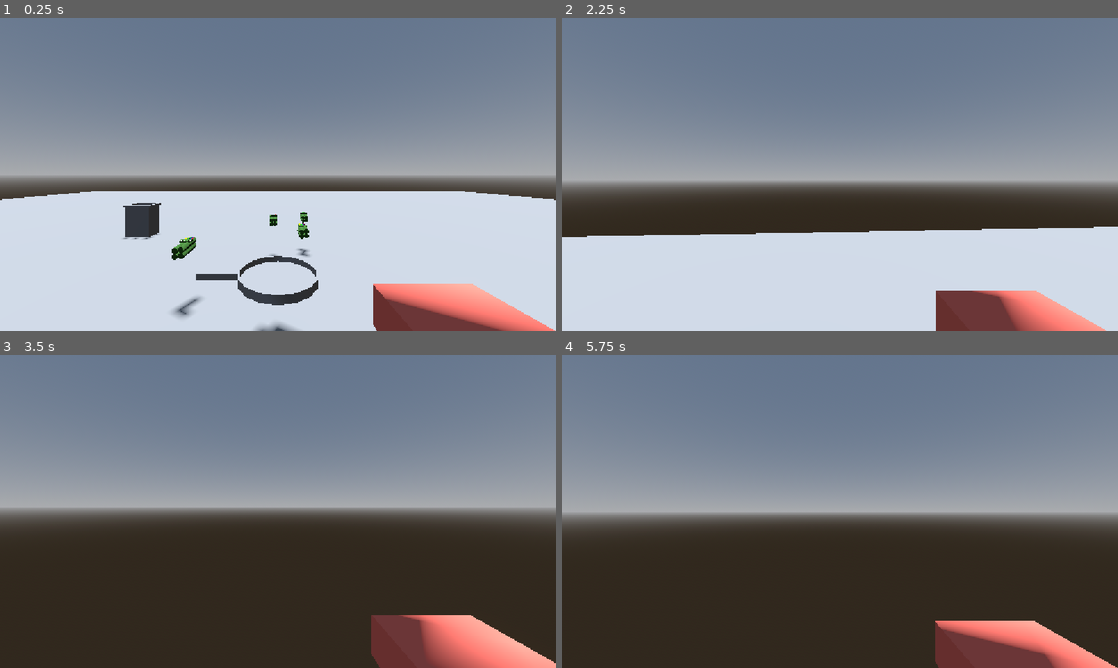
Above: before the commit, frames 1-4 (two rows, left to right).
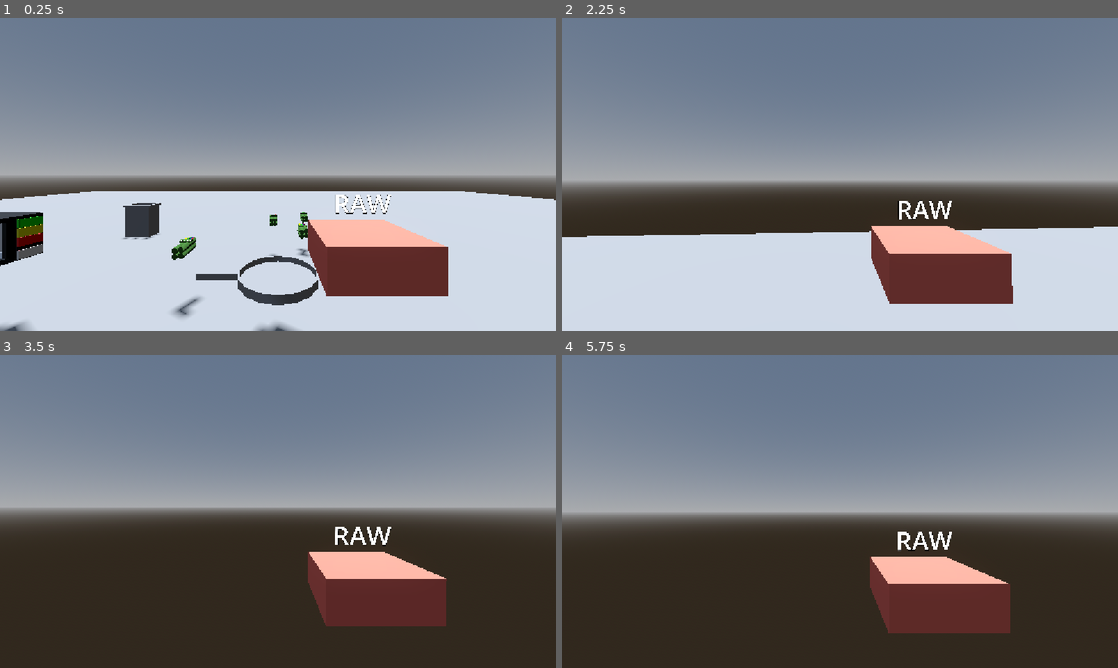
Above: after the commit, the same moments.

Repository: Surresteel/godot_gmtk_jam_july_2026
Game: Godot game, scene res://Testes/QASmoke.tscn
Same seed, same stepped clock (60 frames per second), same inputs: the game is played once before the commit and once after it. This scene is started directly instead of the project's main scene.
Inputs (mouse positions are in pixels of both pictures, inside the frame that each line leads up to):
- Up to frame 1 (0.25 s): no input
- Up to frame 2 (2.25 s): move the mouse to (867, 174) at 0.52 s; press the mouse at (867, 174) at 0.53 s; hold W (forward) from 0.53 s (still down); tap Space (jump) at 0.77, 1.52 s; move the mouse to (812, 174) at 1.27 s; release the mouse at (812, 174) at 1.28 s; right-click (812, 174) at 1.35 s; move the mouse to (851, 168) at 2.02 s; press the mouse at (851, 168) at 2.03 s
- Up to frame 3 (3.5 s): keep holding W (forward); move the mouse to (272, 517) at 2.77 s; release the mouse at (272, 517) at 2.78 s; right-click (272, 517) at 2.85 s; click (272, 517) at 2.92 s; tap Space (jump) at 3.02 s
- Up to frame 4 (5.75 s): keep holding W (forward); move the mouse to (878, 514) at 3.52 s; press the mouse at (878, 514) at 3.53 s; tap Space (jump) at 3.77, 4.52 s; move the mouse to (795, 508) at 4.27 s; release the mouse at (795, 508) at 4.28 s; right-click (795, 508) at 4.35 s; move the mouse to (845, 511) at 5.02 s; press the mouse at (845, 511) at 5.03 s

The runs differ from the first frame. In frame 1, 10% of the frame differs, in the area x 0-100%, y 56-100%; in frame 2, 8.0%; in frame 3, 9.1%; in frame 4, 8.9%.

Commit message:
Redid cooking +
fixed some timebomb thingos

Diff:
--- a/Cooking/FryingPan/frying_pan.gd
+++ b/Cooking/FryingPan/frying_pan.gd
@@ -102,8 +102,11 @@
 
 	if player.hand == null:
 		return
+
 	current_ingredient = player.give_ingredient()
 	current_ingredient.physically_move(self,Vector3(0,0.01,0))
+	current_ingredient.destroy_me.connect(_clear_pan)
+	successful_flip.connect(current_ingredient.flip_side)
 	active = true
 	heat_area.increase_cook_level.connect(current_ingredient.cook)
 	heat_area.start_cooking()
@@ -115,6 +118,8 @@
 
 	if player.take_ingredient(current_ingredient):
 		heat_area.increase_cook_level.disconnect(current_ingredient.cook)
+		successful_flip.disconnect(current_ingredient.flip_side)
+		current_ingredient.destroy_me.disconnect(_clear_pan)
 		heat_area.stop_cooking()
 		current_ingredient = null
 		active = false
@@ -143,3 +148,9 @@
 			Tween.TRANS_CUBIC).set_ease(Tween.EASE_OUT)
 	tween.parallel().tween_property(current_ingredient,"position",current_ingredient.position, time/2 + 0.05).set_trans(\
 			Tween.TRANS_CUBIC).set_ease(Tween.EASE_IN).set_delay(time/2 + 0.05)
+
+func _clear_pan() ->void:
+	print("i shouldnt happen")
+	heat_area.stop_cooking()
+	current_ingredient = null
+	active = false
--- a/Cooking/FryingPan/frying_pan.tscn
+++ b/Cooking/FryingPan/frying_pan.tscn
@@ -97,7 +97,8 @@
 color = Color(0.18000486, 0.18000486, 0.18000486, 1)
 
 [node name="HeatArea" parent="." unique_id=891329366 instance=ExtResource("3_yh7qs")]
-heat_level = 0.01
+even_cook = false
+heat_level = 0.1
 
 [node name="Interactable" type="Area3D" parent="." unique_id=1833764178]
 collision_layer = 4
--- a/Cooking/Heat Area/heat_area.gd
+++ b/Cooking/Heat Area/heat_area.gd
@@ -7,7 +7,7 @@
 
 var flip_side: bool = false
 var is_cooking: bool = false
-@export var even_cook: bool = false
+@export var even_cook: bool = true
 
 @export var heat_level: float = 0.10 ##Increases an ingridients cook_level by this, 10 times a second
 
@@ -23,7 +23,4 @@
 	is_cooking = false
 
 func _on_timer_timeout() -> void:
-	if even_cook:
-		increase_cook_level.emit(heat_level/2, true, true)
-	else:
-		increase_cook_level.emit(heat_level, !flip_side, flip_side)
+	increase_cook_level.emit(heat_level, even_cook)
--- a/Cooking/Ingredients/TimeBomb/time_bomb.gd
+++ b/Cooking/Ingredients/TimeBomb/time_bomb.gd
@@ -20,7 +20,7 @@
 	pickup_interactable.pressed.connect(pickup)
 	focus_interactable.released.connect(unfocus)
 
-	wires.defused.connect(destroy)
+	wires.defused.connect(defuse)
 
 # Called every frame. 'delta' is the elapsed time since the previous frame.
 func _process(_delta: float) -> void:
@@ -35,6 +35,10 @@
 		unfocus(null)
 		super.physically_move(new_parent,Offset)
 		rotation_degrees = Vector3(0,0,0)
+
+func cook(amount: float, _even_cook: bool) -> void:
+	alarm.add_time(-amount)
+	print(-amount)
 
 func pickup(player: Player) ->void:
 	if player.take_ingredient(self):
@@ -59,7 +63,7 @@
 	wires.enable(false)
 	lock_camera.emit(false)
 
-func destroy() -> void:
+func defuse() -> void:
 	unfocus(null)
 	pickup_interactable.toggle(false)
 	focus_interactable.toggle(false)
@@ -70,9 +74,11 @@
 	tween.set_parallel().tween_property(self,"rotation_degrees",Vector3(90,6969,0),3).set_trans(Tween.TRANS_LINEAR)
 	await tween.finished
 
+	destroy_me.emit()
 	queue_free()
 
 
 func explode() -> void:
 	print("boom")
+	destroy_me.emit()
 	queue_free()
--- a/Cooking/Ingredients/ingredient.gd
+++ b/Cooking/Ingredients/ingredient.gd
@@ -1,30 +1,96 @@
 extends Node3D
 class_name Ingredient
 
+
+@export var data: IngredientData
+
 @export var temp: MeshInstance3D
 @export var temp_2: MeshInstance3D
+var label_offset: Vector3
+@export var temp_label: Label3D #delete all temp and maybe the gradient, that may go into data
+
 const COOK_COLOURS: Gradient = preload("uid://88d3j1g3o83w")
+
+signal destroy_me(me)
+
+enum side {TOP, BOTTOM}
 
 var cook_level: float = 0
 var side_a_cook_level: float = 0
 var side_b_cook_level: float = 0
+var current_side: side = side.TOP
 
-func cook(amount: float,side_a: bool, side_b: bool) -> void:
-	if side_a:
+var cook_type: IngredientData.COOK
+var doneness_type: IngredientData.DONENESS
+var prep_type: IngredientData.PREP
+
+func cook(amount: float, even_cook: bool) -> void:
+	if even_cook:
+		side_a_cook_level += amount/2
+		side_b_cook_level += amount/2
+	elif current_side == side.TOP:
 		side_a_cook_level += amount
-	if side_b:
+		side_b_cook_level += amount * 0.61
+	else:
+		side_a_cook_level += amount * 0.61
 		side_b_cook_level += amount
+
 	cook_level = side_a_cook_level + side_b_cook_level
-	#print(cook_level)
+	print("Cook Level = ", str(cook_level).pad_decimals(2))
+	if _is_evenly_cooked():
+		_set_doneness()
+	else:
+		if cook_level < data.doneness_intervals[data.doneness_intervals.size()-1]:
+			doneness_type = data.DONENESS.RAW
+		else:
+			doneness_type = data.DONENESS.BURNT
+
+func _ready() -> void:
+	label_offset = temp_label.global_position
+	pass
 
 func _process(_delta: float) -> void:
+	temp_label.global_position = global_position + label_offset
+	temp_label.text = data.DONENESS.keys()[doneness_type]
 
-	var v = remap(side_a_cook_level,0,10, 0,1)
-	var v2 = remap(side_b_cook_level,0,10, 0,1)
+	#delete all this
+	var max_cook_time = data.doneness_intervals[data.doneness_intervals.size()-1]
+	var v = remap(side_a_cook_level, 0,max_cook_time/2, 0,1)
+	var v2 = remap(side_b_cook_level,0,max_cook_time/2, 0,1)
 	temp.mesh.surface_get_material(0).albedo_color = COOK_COLOURS.sample(v)
 	temp_2.mesh.surface_get_material(0).albedo_color = COOK_COLOURS.sample(v2)
-
 
 func physically_move(new_parent: Node3D, Offset: Vector3 = Vector3.ZERO) -> void:
 	reparent(new_parent)
 	global_position = new_parent.global_position + Offset
+
+func _is_evenly_cooked() -> bool:
+	var n : float
+	var d : float
+	if side_a_cook_level < side_b_cook_level:
+		n = side_a_cook_level
+		d = side_b_cook_level
+	else:
+		n = side_b_cook_level
+		d = side_a_cook_level
+
+	var evenness: float = n/d
+	print(str(n).pad_decimals(2)," : ",str(d).pad_decimals(2), " = ", str(evenness * 100).pad_decimals(2), "%")
+	if evenness <= 0.6:
+		return false
+	else:
+		return true
+
+func _set_doneness() -> void:
+	var iterations: int = data.doneness_intervals.size()
+	for i in range(iterations-1,-1,-1):
+		if cook_level < data.doneness_intervals[i]:
+			doneness_type = data.doneness[i]
+		else:
+			break
+
+	if cook_level > data.doneness_intervals[iterations-1]:
+		doneness_type = data.DONENESS.BURNT
+
+func flip_side() -> void:
+	current_side = (current_side + 1) % side.size() as side
--- a/Cooking/Ingredients/ingredient.tscn
+++ b/Cooking/Ingredients/ingredient.tscn
@@ -14,10 +14,11 @@
 material = SubResource("StandardMaterial3D_ukqol")
 size = Vector3(0.1, 0.02, 0.1)
 
-[node name="Ingredient" type="Node3D" unique_id=585287791 node_paths=PackedStringArray("temp", "temp_2")]
+[node name="Ingredient" type="Node3D" unique_id=585287791 node_paths=PackedStringArray("temp", "temp_2", "temp_label")]
 script = ExtResource("1_ukqol")
 temp = NodePath("temp")
 temp_2 = NodePath("temp2")
+temp_label = NodePath("Label3D")
 
 [node name="temp" type="MeshInstance3D" parent="." unique_id=899766830]
 transform = Transform3D(1, 0, 0, 0, 1, 0, 0, 0, 1, 0, -0.01, 0)
@@ -26,3 +27,10 @@
 [node name="temp2" type="MeshInstance3D" parent="." unique_id=16767957]
 transform = Transform3D(1, 0, 0, 0, 1, 0, 0, 0, 1, 0, 0.01, 0)
 mesh = SubResource("BoxMesh_c6hw6")
+
+[node name="Label3D" type="Label3D" parent="." unique_id=1262836507]
+transform = Transform3D(1, 0, 0, 0, 1, 0, 0, 0, 1, 0, 0.04918176, 0)
+top_level = true
+pixel_size = 0.0001
+text = "mediumwell"
+font_size = 274
--- a/Cooking/Microwave/microwave.tscn
+++ b/Cooking/Microwave/microwave.tscn
@@ -288,8 +288,7 @@
 shape = SubResource("BoxShape3D_abi3o")
 
 [node name="HeatArea" parent="." unique_id=470900665 instance=ExtResource("4_731tc")]
-even_cook = true
-heat_level = 0.1
+heat_level = 0.5
 
 [node name="HeatPos" type="Node3D" parent="." unique_id=1462575894]
 transform = Transform3D(1, 0, 0, 0, 1, 0, 0, 0, 1, -0.05687897, 0.025921531, 0.0010590451)
--- a/Cooking/Oven/oven.gd
+++ b/Cooking/Oven/oven.gd
@@ -35,7 +35,7 @@
 # HEATING:
 @onready var _heat_area: HeatArea = $HeatArea
 @onready var _heat_pos: Vector3 = $HeatPos.position
-const HEAT_MAX: float = 0.25
+const HEAT_MAX: float = 1.0
 const HEAT_THRESH: float = 0.01
 var _heat_scale: float = 0.0
 var _ingredient: Ingredient = null
--- a/Cooking/Oven/oven.tscn
+++ b/Cooking/Oven/oven.tscn
@@ -219,7 +219,6 @@
 volume_db = -32.0
 
 [node name="HeatArea" parent="." unique_id=470900665 instance=ExtResource("5_qnfm4")]
-even_cook = true
 heat_level = 0.05
 
 [node name="HeatPos" type="Node3D" parent="." unique_id=1906661493]
--- a/Cooking/cook_colours.tres
+++ b/Cooking/cook_colours.tres
@@ -1,5 +1,5 @@
 [gd_resource type="Gradient" format=3 uid="uid://88d3j1g3o83w"]
 
 [resource]
-offsets = PackedFloat32Array(0.12755102, 0.79591835, 1)
+offsets = PackedFloat32Array(0.12755102, 0.9497908, 1)
 colors = PackedColorArray(1, 0.46101677, 0.3927373, 1, 0.39773157, 0.1023602, 0, 1, 0, 0, 0, 1)
--- a/Testes/QASmoke.tscn
+++ b/Testes/QASmoke.tscn
@@ -4,6 +4,8 @@
 [ext_resource type="PackedScene" uid="uid://cdl3urpo8e7w4" path="res://Testes/template_character.tscn" id="2_pjr2m"]
 [ext_resource type="PackedScene" uid="uid://bduju8xc0b3li" path="res://Cooking/Ingredients/TimeBomb/time_bomb.tscn" id="3_v22l4"]
 [ext_resource type="PackedScene" uid="uid://bwdxnwb2myx1" path="res://trash_can.tscn" id="4_7okn6"]
+[ext_resource type="PackedScene" uid="uid://cju8258phf3m8" path="res://Cooking/Microwave/microwave.tscn" id="5_bkxmm"]
+[ext_resource type="PackedScene" uid="uid://bpnn7nb4fqwlj" path="res://Cooking/Oven/oven.tscn" id="6_3r1or"]
 
 [sub_resource type="ProceduralSkyMaterial" id="ProceduralSkyMaterial_pjr2m"]
 sky_horizon_color = Color(0.66224277, 0.6717428, 0.6867428, 1)
@@ -39,14 +41,15 @@
 
 [node name="TimeBomb" parent="." unique_id=293750379 instance=ExtResource("3_v22l4")]
 transform = Transform3D(1, 0, 0, 0, 1, 0, 0, 0, 1, 0.22303617, 0.3614239, -0.7873777)
+time_to_die = 10.0
 
 [node name="TimeBomb2" parent="." unique_id=2126678156 instance=ExtResource("3_v22l4")]
 transform = Transform3D(1, 0, 0, 0, 1, 0, 0, 0, 1, -0.045672238, 0.3614239, -1.2012832)
-time_to_die = 296.69
+time_to_die = 60.0
 
 [node name="TimeBomb3" parent="." unique_id=758694251 instance=ExtResource("3_v22l4")]
 transform = Transform3D(1, 0, 0, 0, 1, 0, 0, 0, 1, -0.62880856, 0.3614239, -0.3666734)
-time_to_die = 189.0
+time_to_die = 90.0
 
 [node name="TimeBomb4" parent="." unique_id=1187017588 instance=ExtResource("3_v22l4")]
 transform = Transform3D(1, 0, 0, 0, 1, 0, 0, 0, 1, 0.30426854, 0.3614239, -1.3543844)
@@ -54,3 +57,9 @@
 
 [node name="TrashCan" parent="." unique_id=1712450866 instance=ExtResource("4_7okn6")]
 transform = Transform3D(1, 0, 0, 0, 1, 0, 0, 0, 1, -2, 0, -2)
+
+[node name="mwave" parent="." unique_id=796507166 instance=ExtResource("5_bkxmm")]
+transform = Transform3D(0.10077633, 0, 0.9949091, 0, 1, 0, -0.9949091, 0, 0.10077633, -1.5572425, 0.43759763, 0.02582267)
+
+[node name="Oven" parent="." unique_id=427900998 instance=ExtResource("6_3r1or")]
+transform = Transform3D(0.06630793, 0, -0.9977992, 0, 1, 0, 0.9977992, 0, 0.06630793, -1.5221642, 0.043517053, 0.9372029)
--- a/Testes/template character.gd
+++ b/Testes/template character.gd
@@ -108,7 +108,7 @@
 	return give
 
 func take_ingredient(ingredient: Ingredient) -> bool:
-	if hand == null:
+	if hand == null and ingredient != null:
 		hand = ingredient
 		ingredient.physically_move($HandPivot)
 		return true
--- a/Testes/template_character.tscn
+++ b/Testes/template_character.tscn
@@ -2,6 +2,7 @@
 
 [ext_resource type="Script" uid="uid://cqlkomneg4t0b" path="res://Testes/template character.gd" id="1_lhsoi"]
 [ext_resource type="PackedScene" uid="uid://c5jmlrbb6a57h" path="res://Cooking/Ingredients/ingredient.tscn" id="2_pewpo"]
+[ext_resource type="Script" uid="uid://br2b1npw4bnqg" path="res://ticketsystem/scripts/IngredientData.gd" id="3_xj6sp"]
 
 [sub_resource type="CapsuleShape3D" id="CapsuleShape3D_f7fki"]
 radius = 0.25
@@ -15,6 +16,15 @@
 radius = 0.25
 height = 1.0
 
+[sub_resource type="Resource" id="Resource_e1gx3"]
+script = ExtResource("3_xj6sp")
+name = "gay"
+cook = Array[int]([4])
+doneness = Array[int]([0, 2, 3, 4, 6])
+prep = Array[int]([4])
+doneness_intervals = Array[float]([30.0, 45.0, 55.0, 70.0, 95.0])
+metadata/_custom_type_script = "uid://br2b1npw4bnqg"
+
 [node name="tempalte character" type="CharacterBody3D" unique_id=2009549190]
 script = ExtResource("1_lhsoi")
 
@@ -22,12 +32,14 @@
 shape = SubResource("CapsuleShape3D_f7fki")
 
 [node name="MeshInstance3D" type="MeshInstance3D" parent="." unique_id=1218905569]
+visible = false
 mesh = SubResource("CapsuleMesh_f7fki")
 
 [node name="Camera3D" type="Camera3D" parent="." unique_id=1029608773]
 transform = Transform3D(1, 0, 0, 0, 1, 0, 0, 0, 1, 0, 0.25, 0)
 
 [node name="HandPivot" type="Node3D" parent="." unique_id=884649959]
-transform = Transform3D(1, 0, 0, 0, 1, 0, 0, 0, 1, 0.145, 0.12, -0.155)
+transform = Transform3D(1, 0, 0, 0, 1, 0, 0, 0, 1, 0.09, 0.17, -0.218)
 
 [node name="Ingredient" parent="HandPivot" unique_id=585287791 instance=ExtResource("2_pewpo")]
+data = SubResource("Resource_e1gx3")
--- a/Timers/Timer/alarm.gd
+++ b/Timers/Timer/alarm.gd
@@ -106,7 +106,7 @@
 	if not is_set:
 		set_time(t)
 		return
-	t = clampf(t, 0, HOUR_S - _time_remaining)
+	t = clampf(t, -_time_remaining, HOUR_S - _time_remaining)
 	_time_remaining += t
 	return
 
--- a/ticketsystem/scripts/IngredientData.gd
+++ b/ticketsystem/scripts/IngredientData.gd
@@ -4,14 +4,19 @@
 
 enum COOK { BAKED, FRIED, GRILLED, BOILED, STEAMED, MICROWAVED,
 SMOKED }
-enum DONENESS { BLUERARE, RARE, MEDIUMRARE, MEDIUM, MEDIUMWELL,
- WELLDONE }
+enum DONENESS { RAW, BLUERARE, RARE, MEDIUMRARE, MEDIUM, MEDIUMWELL,
+ WELLDONE, BURNT }
 enum PREP { DICED, MINCED, CHOPPED, JULIENNE, BRUNOISE, RONDEL,
 SCRAMBLED, MEATBALL, PATTY, SUNNYSIDEUP }
 
+@export_group("Meta")
 @export var name: String
 @export var image: Image
 
+@export_group("Cooking")
+@export_subgroup("Style")
 @export var cook: Array[COOK]
 @export var doneness: Array[DONENESS]
 @export var prep: Array[PREP]
+@export_subgroup("CookLevel")
+@export var doneness_intervals: Array[float]
